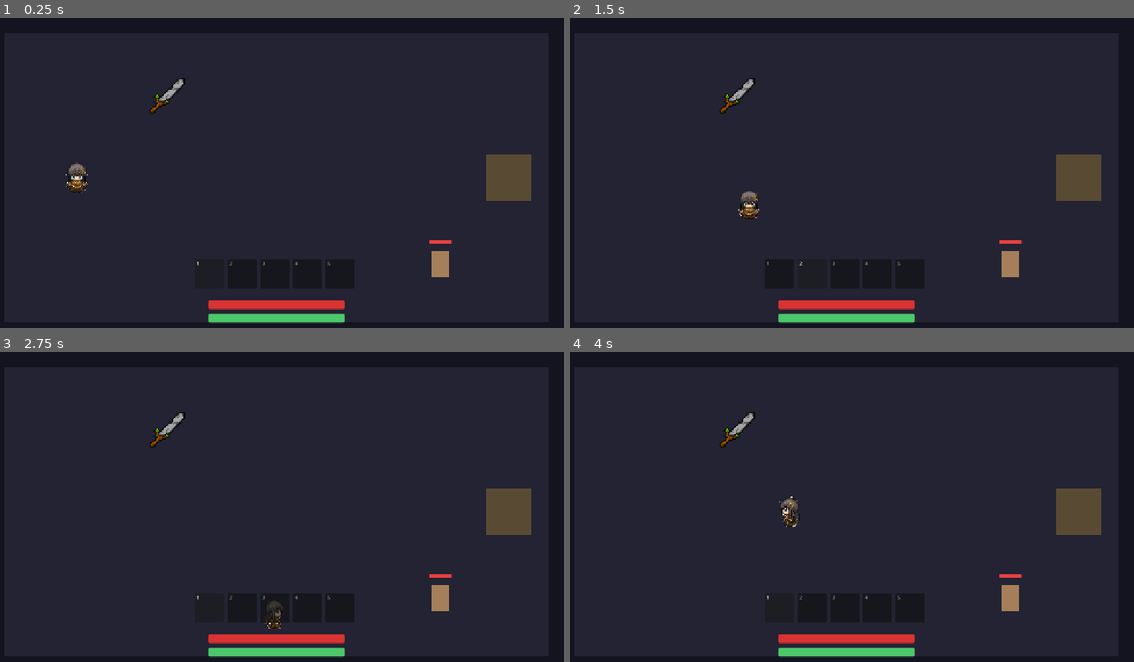
Above: before the commit, frames 1-4 (two rows, left to right).
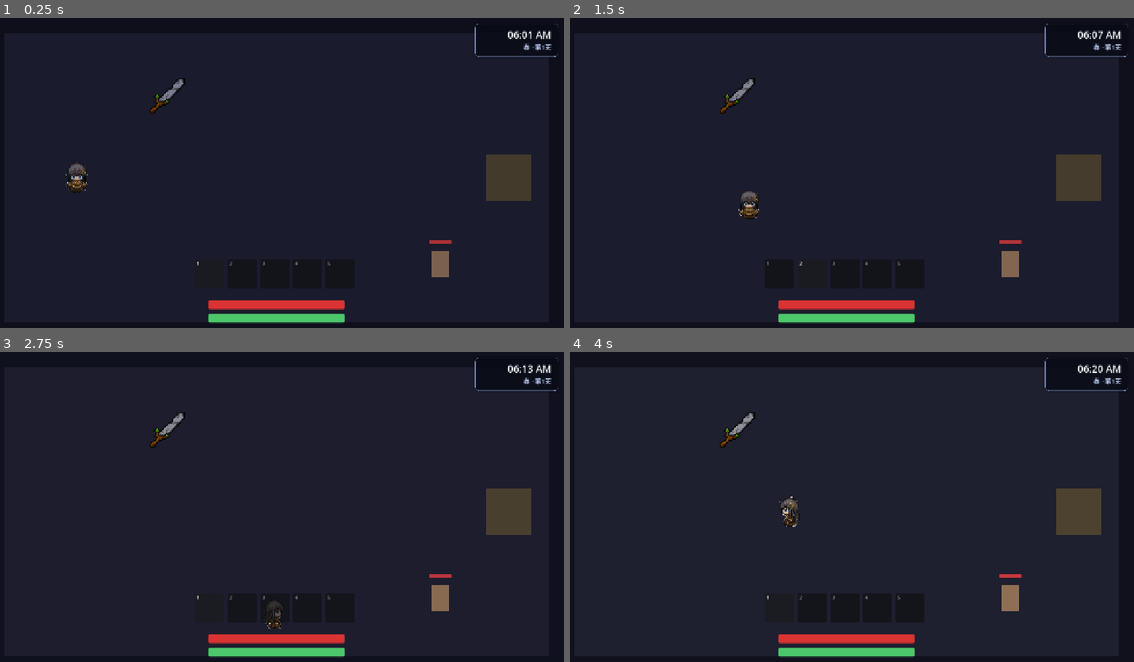
Above: after the commit, the same moments.

Repository: YIFANZHU122/Afterglow
Game: Godot game, scene res://scenes/world/basement/basement.tscn
The game is run twice, just before and just after one commit, with the same random seed, the same clock (stepped at 60 frames per second) and the same inputs.
Inputs (mouse positions are in pixels of both pictures, inside the frame that each line leads up to):
- Up to frame 1 (0.25 s): no input
- Up to frame 2 (1.5 s): tap Enter at 0.5 s; move the mouse to (976, 160) at 0.52 s; hold D (move_right) 0.53-1.28 s; click (976, 160) at 0.6 s; move the mouse to (727, 194) at 1.27 s; hold S (move_down) from 1.28 s (still down); tap Mouse wheel down (cycle_next) at 1.35 s
- Up to frame 3 (2.75 s): move the mouse to (332, 438) at 2.02 s; release S (move_down) at 2.03 s; hold D (move_right) from 2.03 s (still down); tap Mouse wheel up (cycle_prev) at 2.1 s
- Up to frame 4 (4 s): move the mouse to (818, 578) at 2.77 s; release D (move_right) at 2.78 s; hold W (move_up) 2.78-3.53 s; tap Q (drop) at 2.85 s; move the mouse to (1021, 559) at 3.52 s; hold A (move_left) from 3.53 s (still down); tap E (interact) at 3.6 s

The runs differ from the first frame. In frame 1, 1.5% of the frame differs, in the area x 11-99%, y 1-84%; in frame 2, 1.5%; in frame 3, 1.4%; in frame 4, 1.1%.

Commit message:
feat: add time season and day night system

Diff:
--- a/project.godot
+++ b/project.godot
@@ -18,6 +18,7 @@
 
 GameManager="*res://scripts/autoload/game_manager.gd"
 Inventory="*res://scripts/autoload/inventory.gd"
+TimeManager="*res://scripts/autoload/time_manager.gd"
 
 [display]
 
--- a/scenes/characters/player/player.tscn
+++ b/scenes/characters/player/player.tscn
@@ -3,6 +3,7 @@
 [ext_resource type="Script" path="res://scenes/characters/player/player.gd" id="1_player_script"]
 [ext_resource type="Texture2D" path="res://assets/sprites/character_walk.png" id="2_walk_texture"]
 [ext_resource type="PackedScene" path="res://scenes/ui/inventory_bar/inventory_bar.tscn" id="3_inventory_bar_scene"]
+[ext_resource type="PackedScene" path="res://scenes/ui/time_display/time_display.tscn" id="6_time_display_scene"]
 [ext_resource type="Script" path="res://scripts/components/health_component.gd" id="4_hc_script"]
 [ext_resource type="PackedScene" path="res://scenes/objects/attack_area/attack_area.tscn" id="5_attack_area_scene"]
 
@@ -198,6 +199,8 @@
 
 [node name="InventoryBar" parent="HUD" instance=ExtResource("3_inventory_bar_scene")]
 
+[node name="TimeDisplay" parent="HUD" instance=ExtResource("6_time_display_scene")]
+
 [node name="ReviveButton" type="Button" parent="HUD"]
 anchor_left = 0.5
 anchor_top = 0.5
--- /dev/null
+++ b/scenes/ui/time_display/time_display.gd
@@ -0,0 +1,25 @@
+extends PanelContainer
+
+## 右上角时间与季节显示面板
+
+@onready var time_label: Label = $Margin/VBox/TimeLabel
+@onready var date_label: Label = $Margin/VBox/DateLabel
+
+
+func _ready() -> void:
+	TimeManager.time_changed.connect(_on_time_changed)
+	_refresh()
+
+
+func _exit_tree() -> void:
+	if TimeManager.time_changed.is_connected(_on_time_changed):
+		TimeManager.time_changed.disconnect(_on_time_changed)
+
+
+func _on_time_changed(_hour: int, _minute: int, _day: int, _season: TimeManager.Season) -> void:
+	_refresh()
+
+
+func _refresh() -> void:
+	time_label.text = TimeManager.get_time_text()
+	date_label.text = TimeManager.get_date_text()
--- /dev/null
+++ b/scenes/ui/time_display/time_display.tscn
@@ -0,0 +1,68 @@
+[gd_scene load_steps=4 format=3]
+
+[ext_resource type="Script" path="res://scenes/ui/time_display/time_display.gd" id="1_time_display_script"]
+
+[sub_resource type="StyleBoxFlat" id="StyleBoxFlat_panel"]
+bg_color = Color(0.035, 0.045, 0.09, 0.78)
+border_width_left = 1
+border_width_top = 1
+border_width_right = 1
+border_width_bottom = 1
+border_color = Color(0.55, 0.62, 0.82, 0.45)
+corner_radius_top_left = 8
+corner_radius_top_right = 8
+corner_radius_bottom_right = 8
+corner_radius_bottom_left = 8
+shadow_color = Color(0, 0, 0, 0.25)
+shadow_size = 4
+
+[sub_resource type="StyleBoxEmpty" id="StyleBoxEmpty_focus"]
+
+[node name="TimeDisplay" type="PanelContainer"]
+anchors_preset = 1
+anchor_left = 1.0
+anchor_right = 1.0
+offset_left = -204.0
+offset_top = 20.0
+offset_right = -20.0
+offset_bottom = 94.0
+mouse_filter = 2
+theme_override_styles/panel = SubResource("StyleBoxFlat_panel")
+theme_override_styles/focus = SubResource("StyleBoxEmpty_focus")
+script = ExtResource("1_time_display_script")
+
+[node name="Margin" type="MarginContainer" parent="."]
+layout_mode = 2
+theme_override_constants/margin_left = 14
+theme_override_constants/margin_top = 8
+theme_override_constants/margin_right = 14
+theme_override_constants/margin_bottom = 8
+mouse_filter = 2
+
+[node name="VBox" type="VBoxContainer" parent="Margin"]
+layout_mode = 2
+theme_override_constants/separation = 1
+mouse_filter = 2
+
+[node name="TimeLabel" type="Label" parent="Margin/VBox"]
+custom_minimum_size = Vector2(0, 30)
+layout_mode = 2
+theme_override_colors/font_color = Color(0.96, 0.98, 1, 1)
+theme_override_colors/font_shadow_color = Color(0, 0, 0, 0.5)
+theme_override_constants/shadow_offset_x = 1
+theme_override_constants/shadow_offset_y = 1
+theme_override_font_sizes/font_size = 22
+text = "06:00 AM"
+horizontal_alignment = 2
+vertical_alignment = 1
+mouse_filter = 2
+
+[node name="DateLabel" type="Label" parent="Margin/VBox"]
+custom_minimum_size = Vector2(0, 22)
+layout_mode = 2
+theme_override_colors/font_color = Color(0.72, 0.78, 0.92, 1)
+theme_override_font_sizes/font_size = 14
+text = "春 · 第1天"
+horizontal_alignment = 2
+vertical_alignment = 1
+mouse_filter = 2
--- a/scripts/autoload/game_manager.gd
+++ b/scripts/autoload/game_manager.gd
@@ -27,6 +27,7 @@
 		return
 	_transition_cooldown = COOLDOWN_TIME
 	spawn_point_name = spawn_name
+	TimeManager.save_state()
 	get_tree().change_scene_to_file(scene_path)
 
 
--- /dev/null
+++ b/scripts/autoload/time_manager.gd
@@ -0,0 +1,247 @@
+extends Node
+
+## 全局时间、季节与昼夜管理器
+## 运行时状态跨场景持久，并通过 ConfigFile 在游戏重启后恢复。
+
+enum Season {
+	SPRING,
+	SUMMER,
+	AUTUMN,
+	WINTER,
+}
+
+signal time_changed(hour: int, minute: int, day: int, season: Season)
+signal day_changed(day: int, season: Season)
+signal season_changed(season: Season)
+signal lighting_changed(color: Color)
+
+const MINUTES_PER_HOUR: int = 60
+const HOURS_PER_DAY: int = 24
+const DAYS_PER_SEASON: int = 28
+const SEASONS_PER_YEAR: int = 4
+const SAVE_PATH: String = "user://time_state.cfg"
+const SAVE_INTERVAL_SECONDS: float = 60.0
+const DEFAULT_HOUR: int = 6
+const DEFAULT_MINUTE: int = 0
+const DEFAULT_DAY: int = 1
+const DEFAULT_SEASON: Season = Season.SPRING
+
+# 现实 1 秒推进的游戏分钟数；可由调试工具或后续设置直接调整。
+@export var time_scale: float = 5.0
+
+var minute: int = DEFAULT_MINUTE
+var hour: int = DEFAULT_HOUR
+var day: int = DEFAULT_DAY
+var season: Season = DEFAULT_SEASON
+
+var _minute_accumulator: float = 0.0
+var _save_elapsed: float = 0.0
+var _lighting_color: Color = Color.WHITE
+
+
+func _ready() -> void:
+	load_state()
+	_lighting_color = get_lighting_color()
+	get_tree().scene_changed.connect(_on_scene_changed)
+	call_deferred("_apply_lighting_to_current_scene")
+
+
+func _process(delta: float) -> void:
+	if get_tree().paused:
+		return
+
+	var safe_time_scale := maxf(time_scale, 0.0)
+	_minute_accumulator += delta * safe_time_scale
+	_save_elapsed += delta
+
+	var minutes_to_advance := int(_minute_accumulator)
+	if minutes_to_advance > 0:
+		_minute_accumulator -= minutes_to_advance
+		_advance_minutes(minutes_to_advance)
+
+	if _save_elapsed >= SAVE_INTERVAL_SECONDS:
+		_save_elapsed = fmod(_save_elapsed, SAVE_INTERVAL_SECONDS)
+		save_state()
+
+
+func _notification(what: int) -> void:
+	if what == NOTIFICATION_WM_CLOSE_REQUEST:
+		save_state()
+		get_tree().quit()
+
+
+func _advance_minutes(amount: int) -> void:
+	if amount <= 0:
+		return
+
+	var total_minutes := hour * MINUTES_PER_HOUR + minute + amount
+	var days_to_advance := total_minutes / (HOURS_PER_DAY * MINUTES_PER_HOUR)
+	var new_day_minutes := total_minutes % (HOURS_PER_DAY * MINUTES_PER_HOUR)
+	hour = new_day_minutes / MINUTES_PER_HOUR
+	minute = new_day_minutes % MINUTES_PER_HOUR
+
+	var old_season := season
+	var old_day := day
+	if days_to_advance > 0:
+		var absolute_day := season * DAYS_PER_SEASON + (day - 1) + days_to_advance
+		var total_days := DAYS_PER_SEASON * SEASONS_PER_YEAR
+		absolute_day = absolute_day % total_days
+		season = absolute_day / DAYS_PER_SEASON
+		day = (absolute_day % DAYS_PER_SEASON) + 1
+
+	if season != old_season:
+		season_changed.emit(season)
+	if day != old_day or season != old_season:
+		day_changed.emit(day, season)
+
+	_emit_time_changed()
+
+
+func _emit_time_changed() -> void:
+	time_changed.emit(hour, minute, day, season)
+	var new_lighting_color := get_lighting_color()
+	if not new_lighting_color.is_equal_approx(_lighting_color):
+		_lighting_color = new_lighting_color
+		lighting_changed.emit(_lighting_color)
+		_apply_lighting_to_current_scene()
+
+
+func _on_scene_changed() -> void:
+	call_deferred("_apply_lighting_to_current_scene")
+
+
+func _apply_lighting_to_current_scene() -> void:
+	if not is_inside_tree():
+		return
+	var scene := get_tree().current_scene
+	if scene == null:
+		return
+
+	var canvas_modulate := scene.get_node_or_null("DayNightModulate") as CanvasModulate
+	if canvas_modulate == null:
+		canvas_modulate = CanvasModulate.new()
+		canvas_modulate.name = "DayNightModulate"
+		scene.add_child(canvas_modulate)
+	canvas_modulate.color = _lighting_color
+
+
+func get_hour() -> int:
+	return hour
+
+
+func get_minute() -> int:
+	return minute
+
+
+func get_day() -> int:
+	return day
+
+
+func get_season() -> Season:
+	return season
+
+
+func get_time_text() -> String:
+	var meridiem := "AM" if hour < 12 else "PM"
+	return "%02d:%02d %s" % [hour, minute, meridiem]
+
+
+func get_date_text() -> String:
+	return "%s · 第%d天" % [get_season_name(), day]
+
+
+func get_season_name(value: Season = season) -> String:
+	match value:
+		Season.SPRING:
+			return "春"
+		Season.SUMMER:
+			return "夏"
+		Season.AUTUMN:
+			return "秋"
+		Season.WINTER:
+			return "冬"
+	return "春"
+
+
+func get_lighting_color() -> Color:
+	var minutes := hour * MINUTES_PER_HOUR + minute
+	var dawn_start := 5.0 * MINUTES_PER_HOUR
+	var day_start := 7.0 * MINUTES_PER_HOUR
+	var dusk_start := 17.0 * MINUTES_PER_HOUR
+	var night_start := 19.0 * MINUTES_PER_HOUR
+	var night_color := Color(0.48, 0.52, 0.72, 1.0)
+
+	if minutes < dawn_start or minutes >= night_start:
+		return night_color
+	if minutes < day_start:
+		var dawn_ratio := smoothstep(dawn_start, day_start, float(minutes))
+		return night_color.lerp(Color.WHITE, dawn_ratio)
+	if minutes < dusk_start:
+		return Color.WHITE
+	var dusk_ratio := smoothstep(dusk_start, night_start, float(minutes))
+	return Color.WHITE.lerp(night_color, dusk_ratio)
+
+
+func set_time(new_hour: int, new_minute: int, new_day: int, new_season: Season) -> void:
+	var old_day := day
+	var old_season := season
+	hour = clampi(new_hour, 0, HOURS_PER_DAY - 1)
+	minute = clampi(new_minute, 0, MINUTES_PER_HOUR - 1)
+	day = clampi(new_day, 1, DAYS_PER_SEASON)
+	season = clampi(int(new_season), 0, SEASONS_PER_YEAR - 1) as Season
+	_minute_accumulator = 0.0
+	if season != old_season:
+		season_changed.emit(season)
+	if day != old_day or season != old_season:
+		day_changed.emit(day, season)
+	_emit_time_changed()
+
+
+func save_state() -> void:
+	var config := ConfigFile.new()
+	config.set_value("time", "minute", minute)
+	config.set_value("time", "hour", hour)
+	config.set_value("time", "day", day)
+	config.set_value("time", "season", int(season))
+	var error := config.save(SAVE_PATH)
+	if error != OK:
+		push_warning("[TimeManager] 无法保存时间状态：" + error_string(error))
+
+
+func load_state() -> void:
+	var config := ConfigFile.new()
+	var error := config.load(SAVE_PATH)
+	if error != OK:
+		_reset_to_default()
+		return
+
+	var saved_hour = config.get_value("time", "hour", DEFAULT_HOUR)
+	var saved_minute = config.get_value("time", "minute", DEFAULT_MINUTE)
+	var saved_day = config.get_value("time", "day", DEFAULT_DAY)
+	var saved_season = config.get_value("time", "season", int(DEFAULT_SEASON))
+	if not _is_valid_state(saved_hour, saved_minute, saved_day, saved_season):
+		push_warning("[TimeManager] 时间存档无效，已恢复默认时间。")
+		_reset_to_default()
+		return
+
+	hour = int(saved_hour)
+	minute = int(saved_minute)
+	day = int(saved_day)
+	season = int(saved_season) as Season
+	_minute_accumulator = 0.0
+
+
+func _is_valid_state(value_hour: Variant, value_minute: Variant, value_day: Variant, value_season: Variant) -> bool:
+	return value_hour is int and value_minute is int and value_day is int and value_season is int \
+		and value_hour >= 0 and value_hour < HOURS_PER_DAY \
+		and value_minute >= 0 and value_minute < MINUTES_PER_HOUR \
+		and value_day >= 1 and value_day <= DAYS_PER_SEASON \
+		and value_season >= 0 and value_season < SEASONS_PER_YEAR
+
+
+func _reset_to_default() -> void:
+	hour = DEFAULT_HOUR
+	minute = DEFAULT_MINUTE
+	day = DEFAULT_DAY
+	season = DEFAULT_SEASON
+	_minute_accumulator = 0.0
--- a/tests/run_model_tests.gd
+++ b/tests/run_model_tests.gd
@@ -7,6 +7,7 @@
 const MELEE_ATTACK_MODEL_SCRIPT: Script = preload("res://scripts/combat/melee_attack_model.gd")
 const REVIVE_MODEL_SCRIPT: Script = preload("res://scripts/progression/revive_model.gd")
 const ITEM_DATA_SCRIPT: Script = preload("res://scripts/item_data.gd")
+const TIME_MANAGER_SCRIPT: Script = preload("res://scripts/autoload/time_manager.gd")
 
 const MOVE_STATE_WALKING: int = 0
 const MOVE_STATE_RUNNING: int = 1
@@ -16,12 +17,17 @@
 
 
 func _init() -> void:
+	call_deferred("_run_all_tests")
+
+
+func _run_all_tests() -> void:
 	_run_health_model_tests()
 	_run_stamina_model_tests()
 	_run_player_command_tests()
 	_run_inventory_model_tests()
 	_run_melee_attack_model_tests()
 	_run_revive_model_tests()
+	_run_time_manager_tests()
 	if _failures == 0:
 		print("Model tests passed")
 	else:
@@ -159,3 +165,53 @@
 	_assert_true(model.complete(), "waiting model completes revive")
 	_assert_true(model.is_alive(), "completed revive returns to alive")
 	_assert_true(not model.complete(), "alive model rejects repeated completion")
+
+
+func _run_time_manager_tests() -> void:
+	var manager = TIME_MANAGER_SCRIPT.new()
+	get_root().add_child(manager)
+
+	manager.set_time(6, 0, 1, 0)
+	paused = true
+	manager._process(1.0)
+	_assert_equal(manager.get_time_text(), "06:00 AM", "paused time does not advance")
+	paused = false
+	manager._process(1.0)
+	_assert_equal(manager.get_time_text(), "06:05 AM", "one real second advances five game minutes")
+
+	manager.set_time(23, 59, 1, 0)
+	manager._advance_minutes(1)
+	_assert_equal(manager.get_time_text(), "00:00 AM", "midnight wraps to 00:00")
+	_assert_equal(manager.get_day(), 2, "midnight advances the day")
+
+	manager.set_time(23, 59, 28, 0)
+	manager._advance_minutes(1)
+	_assert_equal(manager.get_day(), 1, "season boundary resets the day")
+	_assert_equal(manager.get_season(), 1, "spring boundary enters summer")
+
+	manager.set_time(23, 59, 28, 3)
+	manager._advance_minutes(1)
+	_assert_equal(manager.get_day(), 1, "year boundary resets the day")
+	_assert_equal(manager.get_season(), 0, "winter boundary enters spring")
+
+	manager.set_time(0, 30, 1, 0)
+	_assert_equal(manager.get_time_text(), "00:30 AM", "midnight time uses the requested AM format")
+	manager.set_time(12, 0, 1, 0)
+	_assert_equal(manager.get_time_text(), "12:00 PM", "noon uses PM")
+	manager.set_time(18, 30, 1, 0)
+	_assert_equal(manager.get_time_text(), "18:30 PM", "evening preserves 24-hour digits with PM")
+	_assert_equal(manager.get_date_text(), "春 · 第1天", "date text exposes season and day")
+
+	manager.set_time(7, 0, 1, 0)
+	_assert_true(manager.get_lighting_color().is_equal_approx(Color.WHITE), "daytime lighting is neutral")
+	manager.set_time(0, 0, 1, 0)
+	_assert_true(manager.get_lighting_color().is_equal_approx(Color(0.48, 0.52, 0.72, 1.0)), "night lighting is blue purple")
+
+	manager.set_time(99, -1, 50, 7)
+	_assert_equal(manager.get_hour(), 23, "set_time clamps an invalid hour")
+	_assert_equal(manager.get_minute(), 0, "set_time clamps an invalid minute")
+	_assert_equal(manager.get_day(), 28, "set_time clamps an invalid day")
+	_assert_equal(manager.get_season(), 3, "set_time clamps an invalid season")
+
+	paused = false
+	manager.queue_free()
Not shown, added: scenes/ui/time_display/time_display.gd.uid
Not shown, added: scripts/autoload/time_manager.gd.uid
Not shown, added: docs/任务报告/报告005-时间与季节昼夜系统.md
Not shown, added: docs/开发计划文档/计划005-时间与季节昼夜系统.md
Not shown, changed: docs/开发计划文档目录.md
Not shown, changed: 项目台账.md
